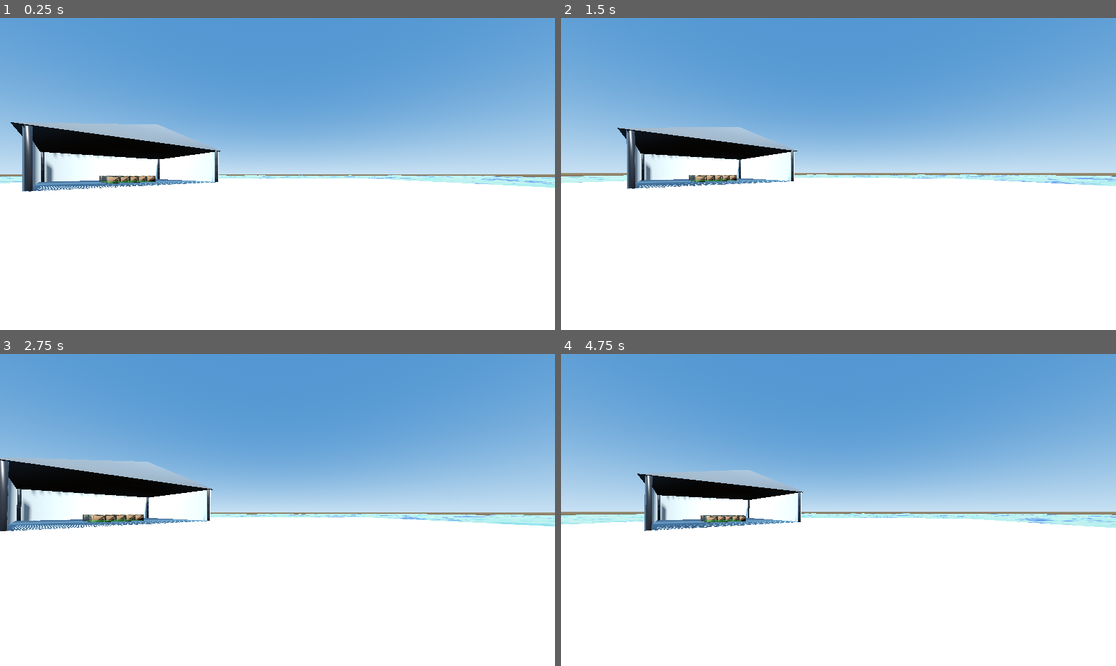
Above: before the commit, frames 1-4 (two rows, left to right).
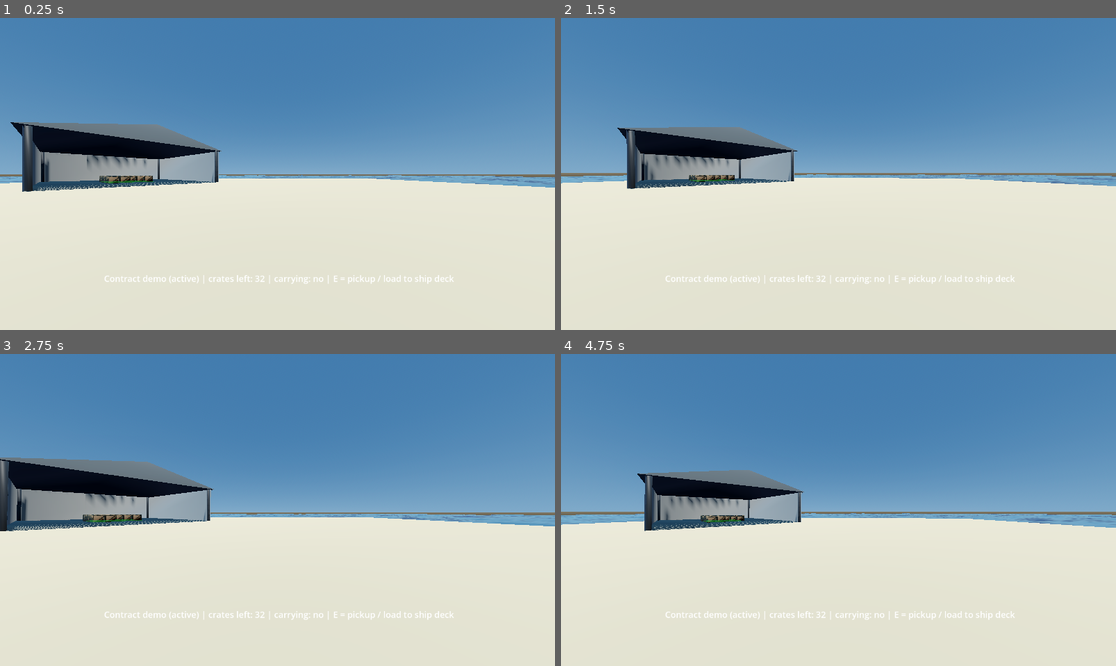
Above: after the commit, the same moments.

Repository: noahssjursen-code/angst-n-anchors
Game: Godot game, scene res://scenes/islands/starting_island/starting_island.tscn
Two runs of this game, one before a commit and one after it. Both use one fixed random seed, a clock stepped at 60 frames per second and the inputs below.
Inputs (mouse positions are in pixels of both pictures, inside the frame that each line leads up to):
- Up to frame 1 (0.25 s): no input
- Up to frame 2 (1.5 s): tap Enter at 0.5 s; move the mouse to (866, 174) at 0.52 s; hold E (interact) 0.53-1.28 s; hold T (boat_docking_thrusters) from 0.53 s (still down); tap Space (jump) at 0.77 s; move the mouse to (810, 174) at 1.27 s; tap L at 1.35 s
- Up to frame 3 (2.75 s): keep holding T (boat_docking_thrusters); tap Space (jump) at 1.52 s; move the mouse to (288, 503) at 2.02 s; hold Shift from 2.03 s (still down)
- Up to frame 4 (4.75 s): keep holding T (boat_docking_thrusters); tap Space (jump) at 2.75, 3.02, 3.77, 4.52 s; move the mouse to (832, 516) at 2.77 s; release Shift at 2.78 s; tap 1 at 2.85 s; move the mouse to (877, 513) at 3.52 s; tap 2 at 3.6 s; move the mouse to (794, 506) at 4.27 s; tap 3 at 4.35 s

The runs differ from the first frame. In frame 1, 97% of the frame differs, in the area x 0-100%, y 0-100%; in frame 2, 98%; in frame 3, 97%; in frame 4, 98%.

Commit message:
lighting initial

Diff:
--- a/resources/data/meshes/cargo_ship_hull.json
+++ b/resources/data/meshes/cargo_ship_hull.json
@@ -59,12 +59,12 @@
         "scale": 1,
         "material": "deck_steel",
         "color": [
-          0.35,
-          0.35,
-          0.38
-        ],
-        "roughness": 0.9,
-        "metallic": 0.2,
+          0.30,
+          0.30,
+          0.32
+        ],
+        "roughness": 0.88,
+        "metallic": 0.04,
         "collision": "none"
       },
       {
@@ -173,12 +173,12 @@
         "scale": 1,
         "material": "hull_paint_black",
         "color": [
-          0.12,
-          0.12,
-          0.12
-        ],
-        "roughness": 0.6,
-        "metallic": 0,
+          0.10,
+          0.10,
+          0.11
+        ],
+        "roughness": 0.82,
+        "metallic": 0.0,
         "collision": "convex"
       },
       {
@@ -386,12 +386,12 @@
         "scale": 1,
         "material": "superstructure_paint",
         "color": [
-          0.88,
-          0.88,
-          0.9
-        ],
-        "roughness": 0.5,
-        "metallic": 0.1,
+          0.74,
+          0.74,
+          0.76
+        ],
+        "roughness": 0.72,
+        "metallic": 0.0,
         "collision": "convex",
         "invert_collision_face_winding": true
       },
@@ -435,12 +435,12 @@
         "scale": 1,
         "material": "bridge_glass",
         "color": [
-          0.1,
-          0.2,
-          0.3
-        ],
-        "roughness": 0.1,
-        "metallic": 0.9,
+          0.08,
+          0.16,
+          0.24
+        ],
+        "roughness": 0.08,
+        "metallic": 0.0,
         "collision": "none"
       },
       {
@@ -996,12 +996,12 @@
         "scale": 1,
         "material": "railing_steel",
         "color": [
-          0.75,
-          0.75,
-          0.8
-        ],
-        "roughness": 0.2,
-        "metallic": 0.9,
+          0.18,
+          0.18,
+          0.20
+        ],
+        "roughness": 0.62,
+        "metallic": 0.35,
         "collision": "none"
       },
       {
@@ -1086,12 +1086,12 @@
         "scale": 1,
         "material": "railing_steel",
         "color": [
-          0.75,
-          0.75,
-          0.8
-        ],
-        "roughness": 0.2,
-        "metallic": 0.9,
+          0.18,
+          0.18,
+          0.20
+        ],
+        "roughness": 0.62,
+        "metallic": 0.35,
         "collision": "none"
       }
     ]
--- a/resources/data/meshes/concrete_pier.json
+++ b/resources/data/meshes/concrete_pier.json
@@ -81,14 +81,14 @@
           0
         ],
         "scale": 1,
-        "material": "polished_concrete",
+        "material": "concrete",
         "color": [
-          0.75,
-          0.75,
-          0.75
-        ],
-        "roughness": 0.6,
-        "metallic": 0,
+          0.62,
+          0.61,
+          0.58
+        ],
+        "roughness": 0.90,
+        "metallic": 0.0,
         "collision": "convex"
       },
       {
@@ -471,14 +471,14 @@
           0
         ],
         "scale": 1,
-        "material": "rough_concrete",
+        "material": "concrete_dark",
         "color": [
-          0.6,
-          0.6,
-          0.6
-        ],
-        "roughness": 0.9,
-        "metallic": 0,
+          0.42,
+          0.41,
+          0.39
+        ],
+        "roughness": 0.92,
+        "metallic": 0.0,
         "collision": "convex"
       }
     ]
--- a/resources/data/meshes/open_warehouse.json
+++ b/resources/data/meshes/open_warehouse.json
@@ -81,14 +81,14 @@
           0
         ],
         "scale": 1,
-        "material": "polished_concrete",
+        "material": "concrete",
         "color": [
-          0.55,
-          0.55,
-          0.57
-        ],
-        "roughness": 0.3,
-        "metallic": 0,
+          0.58,
+          0.57,
+          0.54
+        ],
+        "roughness": 0.90,
+        "metallic": 0.0,
         "collision": "convex"
       },
       {
@@ -327,14 +327,14 @@
           0
         ],
         "scale": 1,
-        "material": "brushed_steel",
+        "material": "steel_frame",
         "color": [
-          0.2,
-          0.2,
+          0.20,
+          0.20,
           0.22
         ],
-        "roughness": 0.4,
-        "metallic": 0.8,
+        "roughness": 0.55,
+        "metallic": 0.60,
         "collision": "concave"
       },
       {
@@ -411,14 +411,14 @@
           0
         ],
         "scale": 1,
-        "material": "corrugated_metal",
+        "material": "cladding",
         "color": [
-          0.8,
-          0.82,
-          0.85
-        ],
-        "roughness": 0.6,
-        "metallic": 0.2,
+          0.68,
+          0.68,
+          0.70
+        ],
+        "roughness": 0.78,
+        "metallic": 0.10,
         "collision": "concave"
       },
       {
@@ -491,12 +491,12 @@
         "scale": 1,
         "material": "roofing_panels",
         "color": [
+          0.24,
           0.25,
-          0.27,
-          0.3
-        ],
-        "roughness": 0.8,
-        "metallic": 0.1,
+          0.27
+        ],
+        "roughness": 0.84,
+        "metallic": 0.08,
         "collision": "concave"
       }
     ]
--- a/scripts/systems/cargo/warehouse_cargo_test.gd
+++ b/scripts/systems/cargo/warehouse_cargo_test.gd
@@ -15,7 +15,7 @@
 @export var crate_scale: float = 0.78
 @export var crate_color: Color = Color(0.56, 0.43, 0.30)
 @export var crate_positions_local: Array[Vector3] = []
-@export var contract_demo_crate_count: int = 35
+@export var contract_demo_crate_count: int = 32
 @export var contract_active_demo: bool = true
 ## Debug helper key: instantly load all remaining contract crates into ship cargo decks.
 @export var quickload_all_cargo_keycode: int = KEY_K
--- a/scripts/world/mesh_builder.gd
+++ b/scripts/world/mesh_builder.gd
@@ -4,7 +4,7 @@
 ## Shared factory for building in-world geometry from Godot primitives.
 ## No imported meshes. Every in-world object comes from here.
 
-static func make_material(color: Color, roughness: float = 0.55, metallic: float = 0.05, double_sided: bool = false) -> StandardMaterial3D:
+static func make_material(color: Color, roughness: float = 0.85, metallic: float = 0.0, double_sided: bool = false) -> StandardMaterial3D:
 	var mat := StandardMaterial3D.new()
 	mat.albedo_color = color
 	mat.roughness = roughness
--- /dev/null
+++ b/scripts/world/palette.gd
@@ -0,0 +1,148 @@
+class_name Palette
+extends RefCounted
+
+## Central material palette for Angst 'n Anchors.
+##
+## Every in-world surface type lives here as a named preset.
+## Use Palette.make(SURFACE_NAME) to get a ready StandardMaterial3D,
+## or read the dict constants directly if you need just color/roughness/metallic.
+##
+## Colours are sRGB linear (Godot Color). The goal is a coherent, slightly
+## desaturated industrial maritime palette — not toy-bright, not photorealistic.
+
+# ---------------------------------------------------------------------------
+# Surface presets — [color, roughness, metallic]
+# ---------------------------------------------------------------------------
+
+## Ship hull sides — matte black anti-fouling paint.
+const HULL_PAINT := {
+	color    = Color(0.10, 0.10, 0.11),
+	roughness = 0.82,
+	metallic  = 0.0,
+}
+
+## Ship deck / working surfaces — non-slip grey.
+const DECK_GREY := {
+	color    = Color(0.30, 0.30, 0.32),
+	roughness = 0.88,
+	metallic  = 0.04,
+}
+
+## Painted steel (railings, bollards, cleats) — charcoal with a satin sheen.
+const PAINTED_STEEL := {
+	color    = Color(0.18, 0.18, 0.20),
+	roughness = 0.62,
+	metallic  = 0.35,
+}
+
+## Bare / galvanised steel — light grey, moderate sheen.
+const BARE_STEEL := {
+	color    = Color(0.50, 0.50, 0.54),
+	roughness = 0.45,
+	metallic  = 0.75,
+}
+
+## White superstructure paint — bridge, deckhouse. Off-white to avoid blow-out.
+const WHITE_PAINT := {
+	color    = Color(0.74, 0.74, 0.76),
+	roughness = 0.72,
+	metallic  = 0.0,
+}
+
+## Bridge / porthole glass — dark tinted, low roughness, non-metallic.
+const GLASS_TINTED := {
+	color    = Color(0.08, 0.16, 0.24),
+	roughness = 0.08,
+	metallic  = 0.0,
+}
+
+## Polished metal trim (antennas, radar).
+const POLISHED_METAL := {
+	color    = Color(0.70, 0.70, 0.72),
+	roughness = 0.28,
+	metallic  = 0.88,
+}
+
+## Exhaust stack — weathered, slightly warm dark grey.
+const EXHAUST_STEEL := {
+	color    = Color(0.18, 0.17, 0.16),
+	roughness = 0.80,
+	metallic  = 0.20,
+}
+
+## Concrete — weathered, high roughness, no metallic.
+const CONCRETE := {
+	color    = Color(0.62, 0.61, 0.58),
+	roughness = 0.90,
+	metallic  = 0.0,
+}
+
+## Concrete — darker / shadow underside (piers, pillars).
+const CONCRETE_DARK := {
+	color    = Color(0.42, 0.41, 0.39),
+	roughness = 0.92,
+	metallic  = 0.0,
+}
+
+## Sandy ground.
+const SAND := {
+	color    = Color(0.80, 0.72, 0.56),
+	roughness = 0.92,
+	metallic  = 0.0,
+}
+
+## Timber / wood (crates, posts).
+const TIMBER := {
+	color    = Color(0.50, 0.38, 0.24),
+	roughness = 0.88,
+	metallic  = 0.0,
+}
+
+## Timber — lighter planks / outer frame.
+const TIMBER_LIGHT := {
+	color    = Color(0.60, 0.48, 0.32),
+	roughness = 0.82,
+	metallic  = 0.0,
+}
+
+## Rope / natural fibre.
+const ROPE := {
+	color    = Color(0.58, 0.46, 0.28),
+	roughness = 0.94,
+	metallic  = 0.0,
+}
+
+## Corrugated metal / warehouse cladding — pale, slightly warm.
+const CLADDING := {
+	color    = Color(0.68, 0.68, 0.70),
+	roughness = 0.78,
+	metallic  = 0.10,
+}
+
+## Warehouse dark steel frame.
+const STEEL_FRAME := {
+	color    = Color(0.20, 0.20, 0.22),
+	roughness = 0.55,
+	metallic  = 0.60,
+}
+
+## Hull keel / anti-corrosion red (below waterline).
+const KEEL_RED := {
+	color    = Color(0.48, 0.08, 0.06),
+	roughness = 0.84,
+	metallic  = 0.0,
+}
+
+# ---------------------------------------------------------------------------
+# Factory
+# ---------------------------------------------------------------------------
+
+## Return a ready-to-use StandardMaterial3D from a preset dict.
+## Pass `double_sided: true` for thin shells visible from inside.
+static func make(preset: Dictionary, double_sided: bool = false) -> StandardMaterial3D:
+	return MeshBuilder.make_material(
+		preset.get("color",    Color(0.5, 0.5, 0.5)),
+		preset.get("roughness", 0.85),
+		preset.get("metallic",  0.0),
+		double_sided
+	)
--- a/scripts/world/starting_island.gd
+++ b/scripts/world/starting_island.gd
@@ -46,6 +46,7 @@
 var _sky_material: ProceduralSkyMaterial
 var _environment: Environment
 var _sun: DirectionalLight3D
+var _fill_light: DirectionalLight3D
 var _open_warehouse: StaticBody3D
 var _warehouse_contract_zone: Node3D
 
@@ -88,10 +89,12 @@
 func _build_sky() -> void:
 	var sky_mat := ProceduralSkyMaterial.new()
 	_sky_material = sky_mat
-	sky_mat.sky_top_color     = Color(0.26, 0.46, 0.70)
-	sky_mat.sky_horizon_color = Color(0.65, 0.78, 0.90)
+	sky_mat.sky_top_color        = Color(0.26, 0.46, 0.70)
+	sky_mat.sky_horizon_color    = Color(0.48, 0.68, 0.90)
 	sky_mat.ground_bottom_color  = Color(0.16, 0.14, 0.12)
 	sky_mat.ground_horizon_color = Color(0.48, 0.44, 0.36)
+	sky_mat.sun_angle_max        = 2.0
+	sky_mat.sun_curve            = 0.12
 
 	var sky := Sky.new()
 	sky.sky_material = sky_mat
@@ -101,20 +104,56 @@
 	environ.sky = sky
 	environ.background_mode      = Environment.BG_SKY
 	environ.ambient_light_source = Environment.AMBIENT_SOURCE_SKY
-	environ.ambient_light_energy = 0.5
-	environ.tonemap_mode         = Environment.TONE_MAPPER_FILMIC
+	environ.ambient_light_energy = 0.18
+
+	# Tonemap — conservative exposure; materials now carry the brightness, not post.
+	environ.tonemap_mode     = Environment.TONE_MAPPER_FILMIC
+	environ.tonemap_exposure = 0.95
+	environ.tonemap_white    = 6.0
+
+	# SSAO — contact shadows under crates, dock edges, ship hull meeting water.
+	environ.ssao_enabled   = true
+	environ.ssao_radius    = 0.9
+	environ.ssao_intensity = 1.4
+
+	# Bloom — only extreme highlights (water sparkle, later ship lights); keep subtle.
+	environ.glow_enabled    = true
+	environ.glow_normalized = false
+	environ.glow_intensity  = 0.4
+	environ.glow_bloom      = 0.07
+	environ.set_glow_level(2, true)
+	environ.set_glow_level(3, true)
+
+	# SSR — water reflects nearby ship and dock geometry.
+	environ.ssr_enabled   = true
+	environ.ssr_max_steps = 32
+	environ.ssr_fade_in   = 0.15
+	environ.ssr_fade_out  = 2.0
 
 	var world_env := WorldEnvironment.new()
 	world_env.environment = environ
 	add_child(world_env)
 
+	# Primary sun — warm directional, drives hard shadows.
 	var sun := DirectionalLight3D.new()
 	_sun = sun
 	sun.rotation_degrees = Vector3(-50, 28, 0)
-	sun.light_color    = Color(1.0, 0.94, 0.82)
-	sun.light_energy   = 1.8
+	sun.light_color    = Color(1.0, 0.92, 0.78)
+	sun.light_energy   = 1.5
 	sun.shadow_enabled = true
+	sun.directional_shadow_mode         = DirectionalLight3D.SHADOW_PARALLEL_4_SPLITS
+	sun.directional_shadow_max_distance = 180.0
+	sun.shadow_bias                     = 0.04
 	add_child(sun)
+
+	# Sky fill — cool blue, no shadow, gives shadow-side faces sky colour not black.
+	var fill := DirectionalLight3D.new()
+	_fill_light = fill
+	fill.rotation_degrees = Vector3(40, -160, 0)
+	fill.light_color    = Color(0.52, 0.64, 0.90)
+	fill.light_energy   = 0.18
+	fill.shadow_enabled = false
+	add_child(fill)
 
 
 func _build_ocean() -> void:
@@ -196,22 +235,27 @@
 			time_of_day * 360.0 - 120.0,
 			0.0
 		)
-		_sun.light_energy = lerpf(0.03, 1.9, daylight) * lerpf(1.0, 0.28, cloud)
-		var dawn := Color(1.0, 0.68, 0.42)
-		var noon := Color(1.0, 0.94, 0.82)
+		_sun.light_energy = lerpf(0.03, 1.5, daylight) * lerpf(1.0, 0.28, cloud)
+		var dawn  := Color(1.0,  0.68, 0.42)
+		var noon  := Color(1.0,  0.94, 0.82)
 		var storm := Color(0.58, 0.62, 0.68)
 		_sun.light_color = dawn.lerp(noon, daylight).lerp(storm, cloud)
 
+	# Fill light: stays cool sky blue, dims in overcast/storm so sun still wins.
+	if _fill_light != null:
+		_fill_light.light_energy = lerpf(0.18, 0.06, cloud) * lerpf(0.2, 1.0, daylight)
+
 	if _environment != null:
-		_environment.ambient_light_energy = lerpf(0.08, 0.58, daylight) * lerpf(1.0, 0.72, cloud)
+		# Low ambient ceiling so sun shadows stay readable on low-poly geometry.
+		_environment.ambient_light_energy = lerpf(0.05, 0.20, daylight) * lerpf(1.0, 0.72, cloud)
 
 	if _sky_material != null:
-		var night_top := Color(0.025, 0.035, 0.070)
-		var day_top := Color(0.26, 0.46, 0.70)
-		var storm_top := Color(0.18, 0.20, 0.23)
-		var night_horizon := Color(0.08, 0.075, 0.09)
-		var day_horizon := Color(0.65, 0.78, 0.90)
-		var storm_horizon := Color(0.31, 0.33, 0.35)
+		var night_top     := Color(0.025, 0.035, 0.070)
+		var day_top       := Color(0.26,  0.46,  0.70)
+		var storm_top     := Color(0.18,  0.20,  0.23)
+		var night_horizon := Color(0.08,  0.075, 0.09)
+		var day_horizon   := Color(0.48,  0.68,  0.90)
+		var storm_horizon := Color(0.31,  0.33,  0.35)
 		_sky_material.sky_top_color = (
 			night_top.lerp(day_top, daylight).lerp(storm_top, cloud)
 		)
Not shown, added: scripts/world/palette.gd.uid
